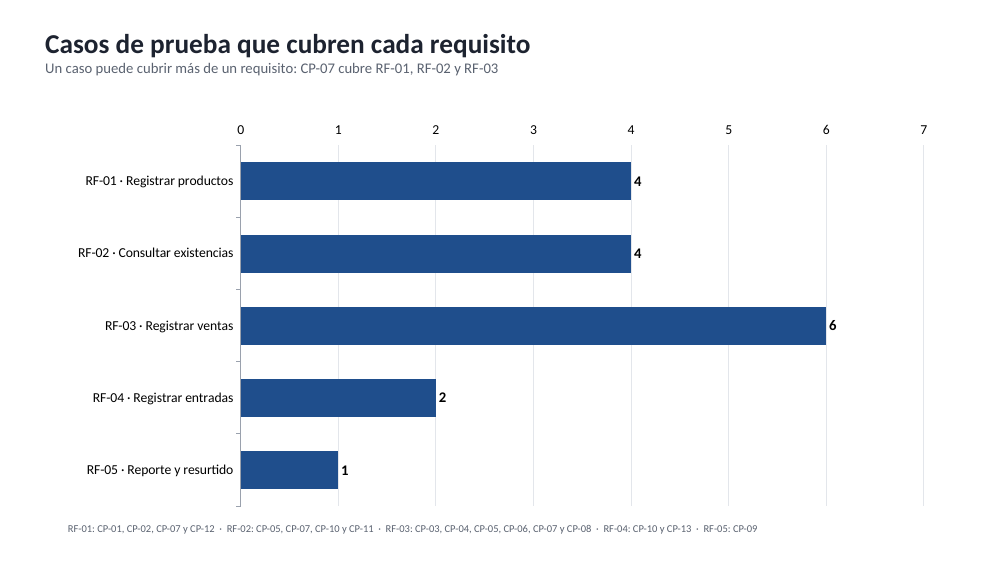
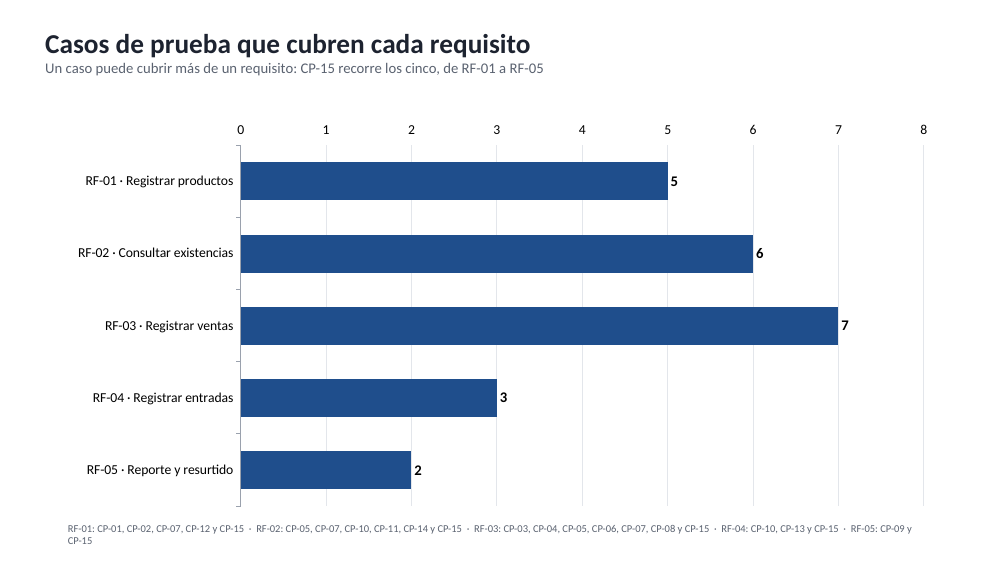
Before and after one commit to azharsonix/sistema-inventario-actividad-2, a slide deck: slide 9 of docs/Segunda parte/Diagramas - Segunda parte.pptx. Drawn at 1008x567 pixels with LibreOffice and Linux fonts; fonts in the diff are those of the drawing. Boxes give left, top, right and bottom in pixels: in the first picture for what was removed or moved away, otherwise in the second. Text is boxed around its words. In the diff, an @@ line names an element or a change of style, - is before the commit and + after.

```diff
--- a/docs/Segunda parte/Diagramas - Segunda parte.pptx
+++ b/docs/Segunda parte/Diagramas - Segunda parte.pptx
@@ text at (x1=45, y1=63, x2=544, y2=76): text changed @@
-Un caso puede cubrir más de un requisito: CP-07 cubre RF-01, RF-02 y RF-03
+Un caso puede cubrir más de un requisito: CP-15 recorre los cinco, de RF-01 a RF-05
@@ bar chart at (x1=60, y1=113, x2=945, y2=514) @@
-Series 1: 4, 4, 6, 2, 1
+Series 1: 5, 6, 7, 3, 2
@@ text at (x1=68, y1=525, x2=912, y2=544): text changed @@
-RF-01: CP-01, CP-02, CP-07 y CP-12 · RF-02: CP-05, CP-07, CP-10 y CP-11 · RF-03: CP-03, CP-04, CP-05, CP-06, CP-07 y CP-08 · RF-04: CP-10 y CP-13 · RF-05: CP-09
+RF-01: CP-01, CP-02, CP-07, CP-12 y CP-15 · RF-02: CP-05, CP-07, CP-10, CP-11, CP-14 y CP-15 · RF-03: CP-03, CP-04, CP-05, CP-06, CP-07, CP-08 y CP-15 · RF-04: CP-10, CP-13 y CP-15 · RF-05: CP-09 y CP-15
```
Also in this commit, not shown: 7 other slides changed, 2 other files.
